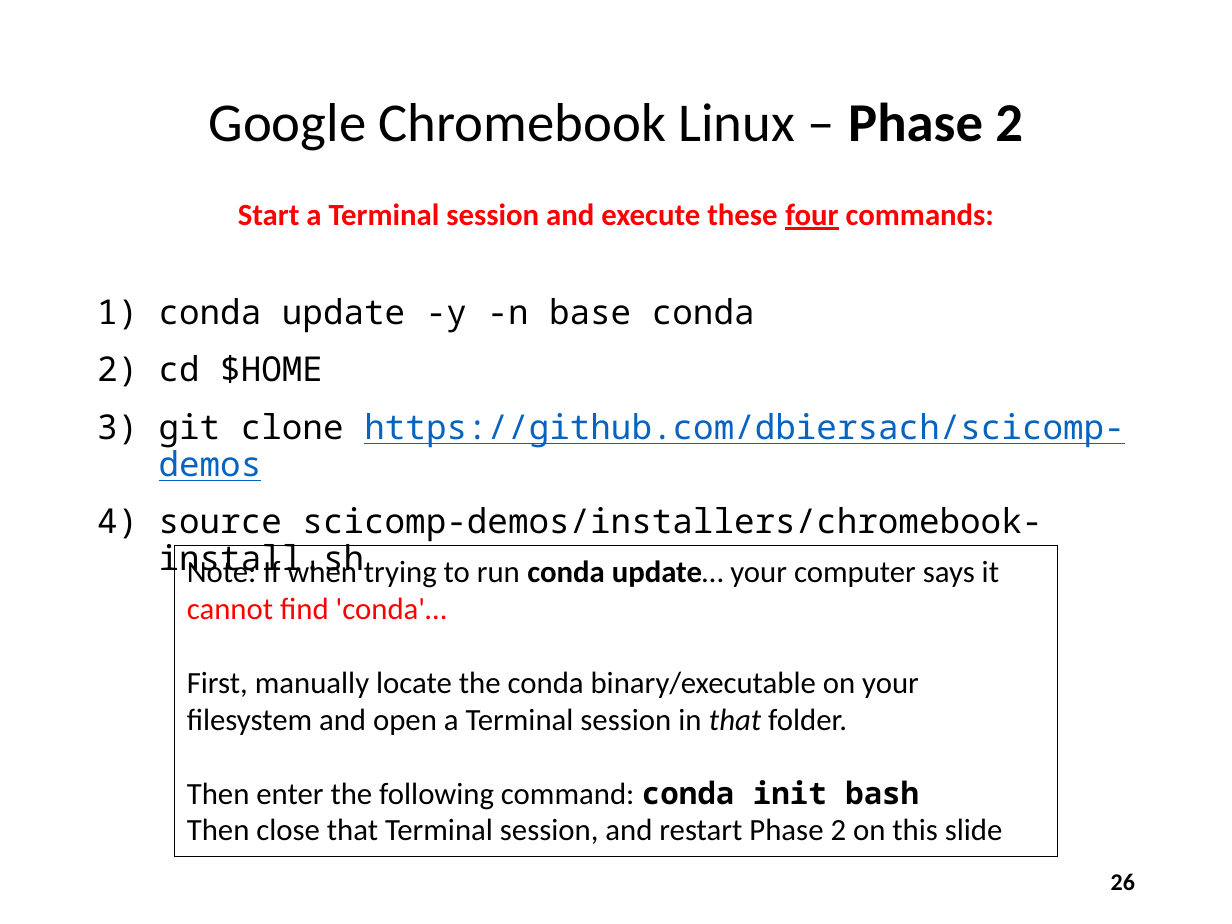
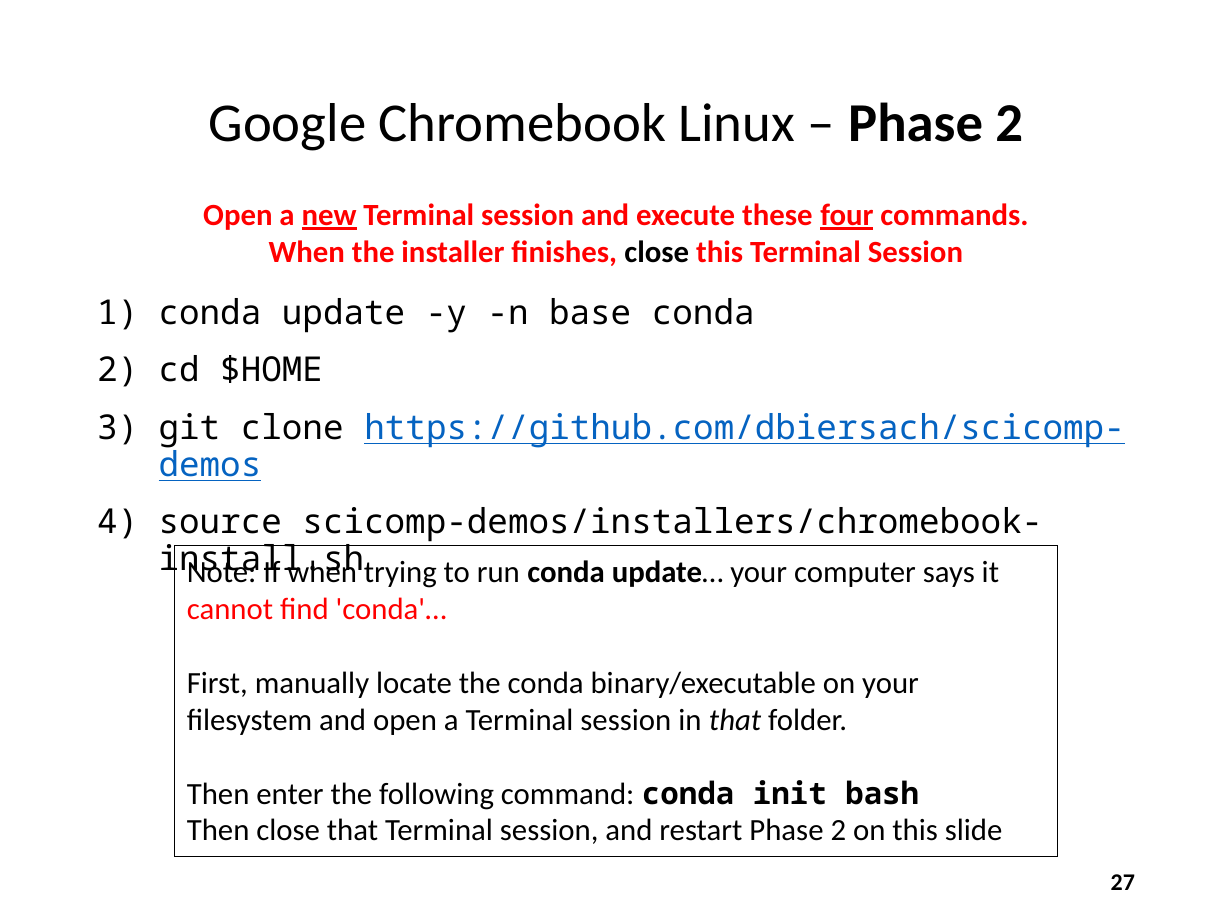
Before and after one commit to dbiersach/scicomp-demos, a slide deck: slide 27 of slides/Installing the Courseware.pptx (slide 26 before the commit). Drawn at 1232x924 pixels with LibreOffice and Linux fonts; fonts in the diff are those of the drawing. Boxes give left, top, right and bottom in pixels: in the first picture for what was removed or moved away, otherwise in the second. Text is boxed around its words. In the diff, an @@ line names an element or a change of style, - is before the commit and + after.

Commit message:
Improve Chromebook install instructions

```diff
--- a/slides/Installing the Courseware.pptx
+++ b/slides/Installing the Courseware.pptx
@@ text at [203,203,1028,266]: text changed @@
-Start a Terminal session and execute these four commands:
+Open a new Terminal session and execute these four commands.
+When the installer finishes, close this Terminal Session
@@ page number at [1111,874,1135,890]: text changed @@
-26
+27
```
Also in this commit, not shown: 5 other slides changed, 1 slide added.
